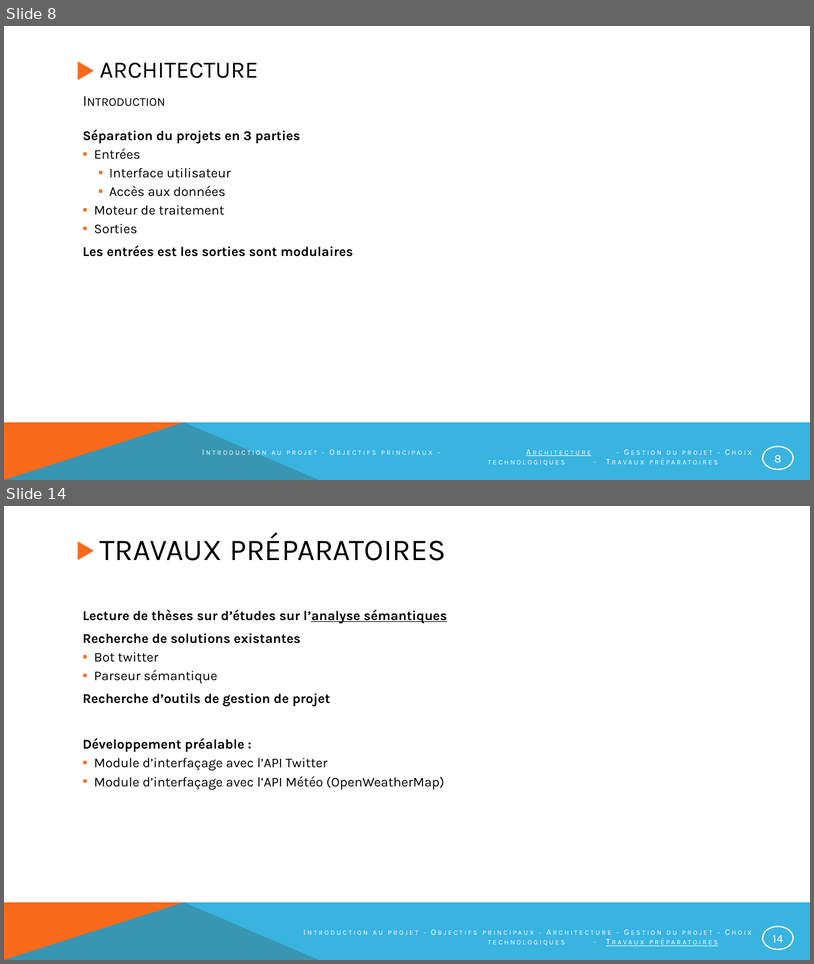
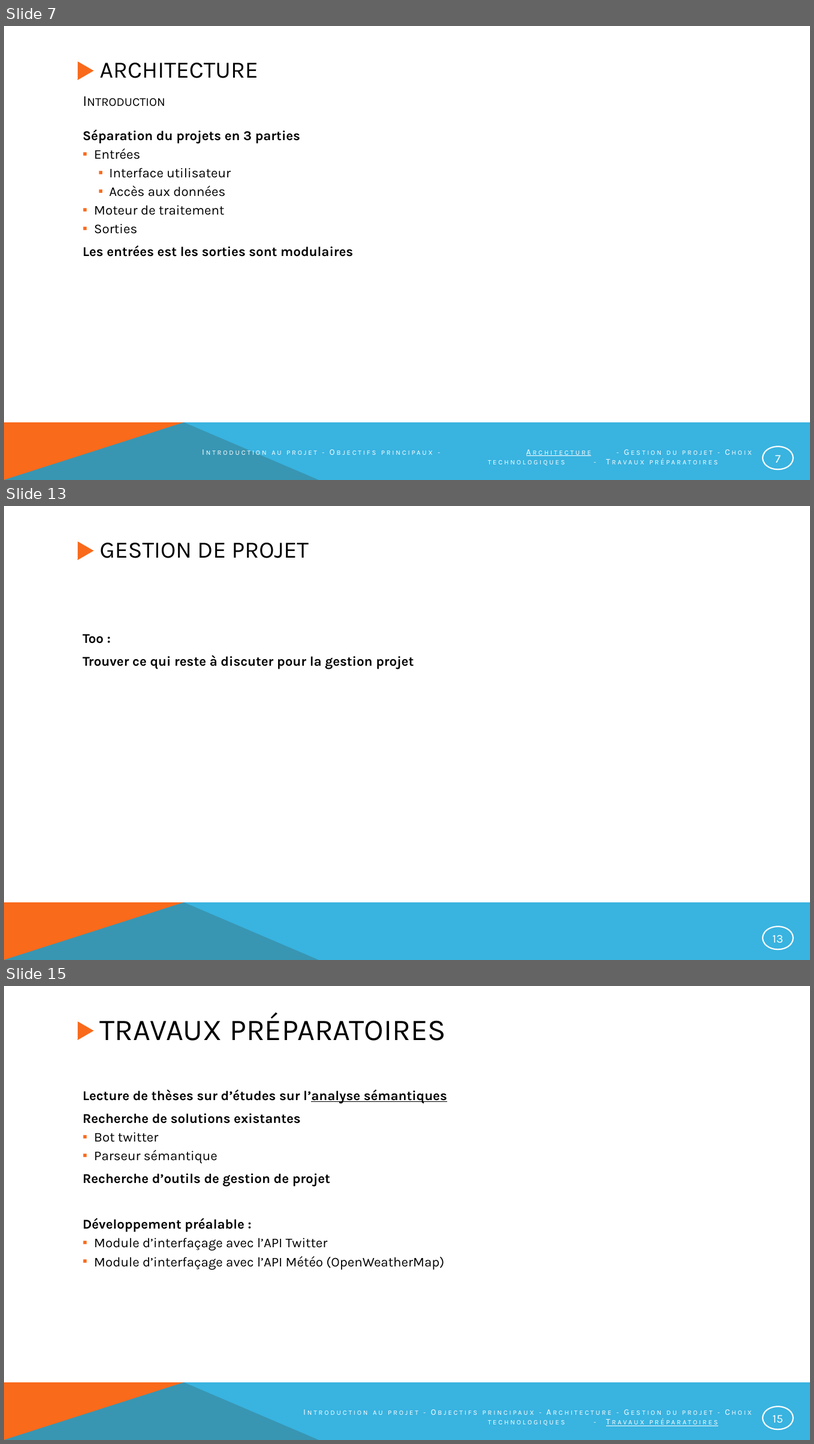
Before and after one commit to NotAVeryIntelligentSystem/NARVIS, a slide deck: Presentation/PrésentationNarvis_2.pptx. Shown one above the other, each under a label of ours: slides 8 and 14 before the commit, slides 7, 13 and 15 after it; the slides between them are not shown. The pictures are 814x964 and 814x1444 pixels, drawn with LibreOffice and Linux fonts; fonts in the diff are those of the drawing. Boxes give left, top, right and bottom in pixels: in the first picture for what was removed or moved away, otherwise in the second. Text is boxed around its words. In the diff, an @@ line names an element or a change of style, - is before the commit and + after.

```diff
--- a/Presentation/PrésentationNarvis_2.pptx
+++ b/Presentation/PrésentationNarvis_2.pptx
@@ slide 13 added at [4,506,810,960], background #FFFFFF; not listed: 4 template elements that a slide beside it also shows @@
@@ title added at [100,543,309,558], 28 pt, text #000000 @@
+GESTION DE PROJET
@@ text added at [83,634,414,669], 16 pt, text #000000, bold @@
+Too :
+Trouver ce qui reste à discuter pour la gestion projet
@@ what was slide 8 is now slide 7 @@
@@ page number at [776,454,781,462]: text changed @@
-8
+7
@@ what was slide 14 is now slide 15 @@
@@ page number at [773,1414,784,1422]: text changed @@
-14
+15
```
Also in this commit, not shown: 7 slides changed, 1 other file.
